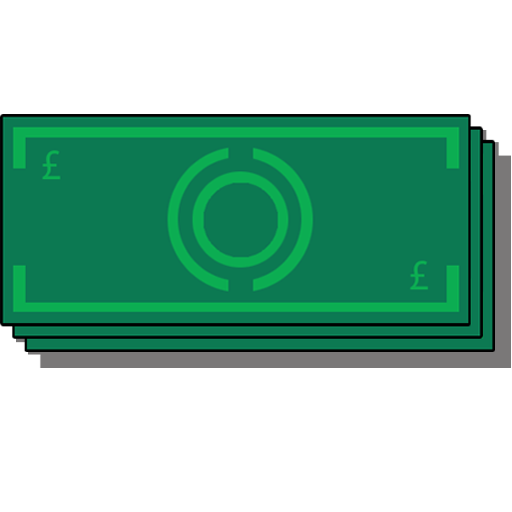
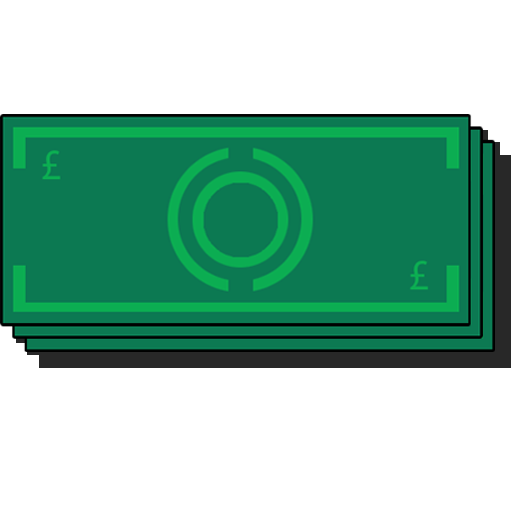
Revision of a layered 512 x 512 image; what changed, layer by layer:
painted on "Layer 4 copy 2" over 16, 130, 511, 368
